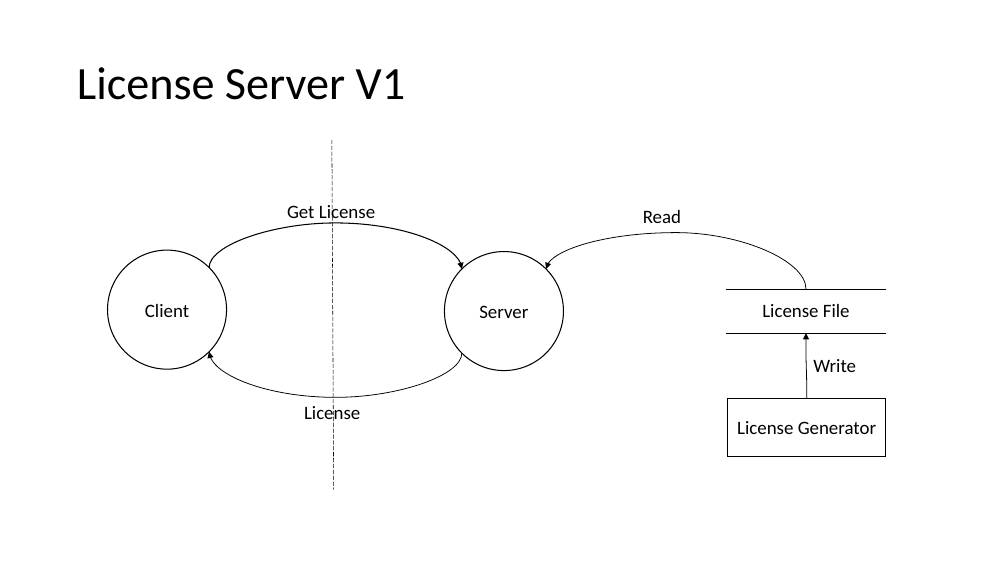
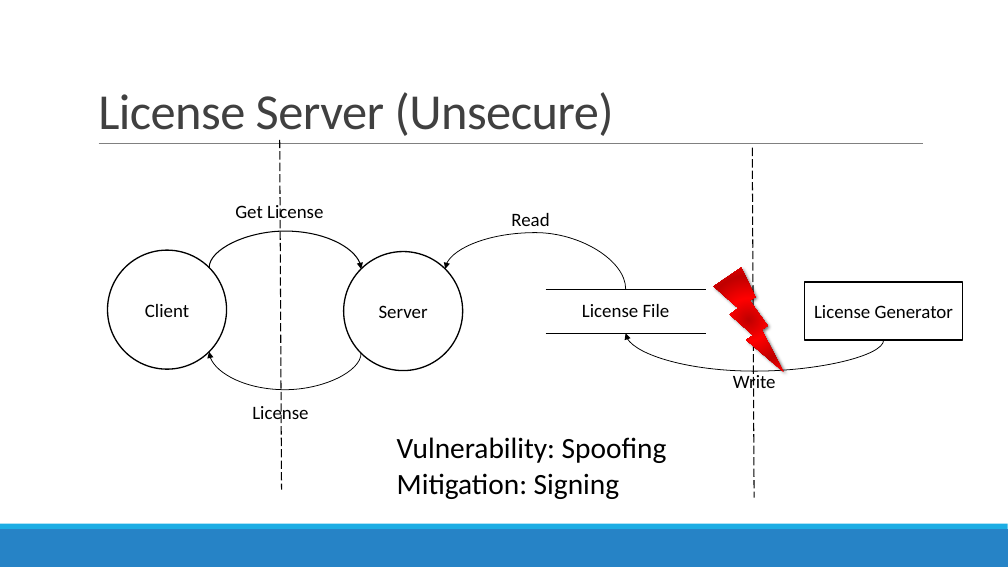
Before and after one commit to pihai/DotNetCrypto, a slide deck: slide 6 of NET Crypto.pptx (slide 7 before the commit). Drawn at 1008x567 pixels with LibreOffice and Linux fonts; fonts in the diff are those of the drawing. Boxes give left, top, right and bottom in pixels: in the first picture for what was removed or moved away, otherwise in the second. Text is boxed around its words. In the diff, an @@ line names an element or a change of style, - is before the commit and + after.

```diff
--- a/NET Crypto.pptx
+++ b/NET Crypto.pptx
@@ title "License Server (Unsecure)" at (x1=98, y1=92, x2=614, y2=141): vertical alignment middle to bottom @@
@@ title at (x1=98, y1=92, x2=614, y2=141): text changed; size 44 to 48 pt; text colour #000000 to #404040 @@
-License Server V1
+License Server (Unsecure)
@@ line added from (99, 144) to (923, 144), #808080 0.5 pt @@
@@ 2 texts, 1 line moved together from (x1=287, y1=140, x2=375, y2=490) to (x1=235, y1=140, x2=323, y2=490) @@
@@ line (280, 140) - (281, 490): stroke #000000 0.5 pt dashed to #000000 1 pt dashed @@
@@ line added from (752, 147) to (755, 498), #000000 1 pt dashed @@
@@ text "Read" moved from (x1=643, y1=210, x2=681, y2=223) to (x1=511, y1=213, x2=549, y2=226) @@
@@ curved arrow moved from (209, 268) - (462, 269) to (209, 268) - (361, 269) @@
@@ curved arrow moved from (806, 289) - (546, 269) to (626, 289) - (445, 269) @@
@@ ellipse "Server" moved from (x1=445, y1=252, x2=563, y2=371) to (x1=344, y1=252, x2=463, y2=371) @@
@@ lightning bolt added at (x1=714, y1=268, x2=784, y2=373), fill gradient #C00000 to #FF0000 @@
@@ table moved from (x1=726, y1=289, x2=885, y2=333) to (x1=546, y1=289, x2=706, y2=333) @@
@@ outline #000000 1 pt to #000000 1.25 pt in 3 elements at (x1=107, y1=250, x2=226, y2=369), (x1=344, y1=252, x2=463, y2=371), (x1=805, y1=282, x2=963, y2=340) @@
@@ rectangle "License Generator" moved from (x1=727, y1=399, x2=885, y2=457) to (x1=805, y1=282, x2=963, y2=340) @@
@@ curved arrow moved from (462, 353) - (209, 352) to (361, 353) - (209, 352) @@
@@ curved arrow moved from (807, 399) - (806, 333) to (884, 340) - (626, 333) @@
@@ text "Write" rewrapped from (x1=813, y1=359, x2=856, y2=372) to (x1=733, y1=373, x2=776, y2=394) @@
@@ text added at (x1=397, y1=437, x2=667, y2=499), 28 pt, text #000000 @@
+Vulnerability: Spoofing
+Mitigation: Signing
@@ rectangle added at (x1=0, y1=529, x2=1008, y2=567), fill #2683C6 @@
@@ rectangle added at (x1=0, y1=524, x2=1008, y2=529), fill #1CADE4 @@
```
Also in this commit, not shown: 4 other slides changed, 4 slides added, 2 slides removed.
